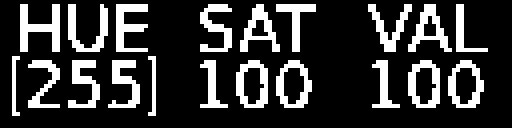
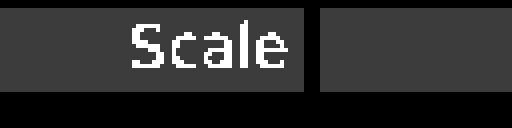
Layered file, before and after one edit (512 x 128). Changes by layer:
added layer "-e- SCALE" above "-e- WHITE_MODE_OPTION" over (132, 20, 288, 68)
hid "100" (1st of 2) over (200, 60, 312, 108)
hid "100" (2nd of 2) over (372, 60, 484, 108)
hid "255" over (28, 60, 140, 108)
hid "-e- selection_bar_sub" over (12, 56, 156, 116)
hid group "-e- HSV_PAGE" (3 layers) over (20, 4, 488, 52)
